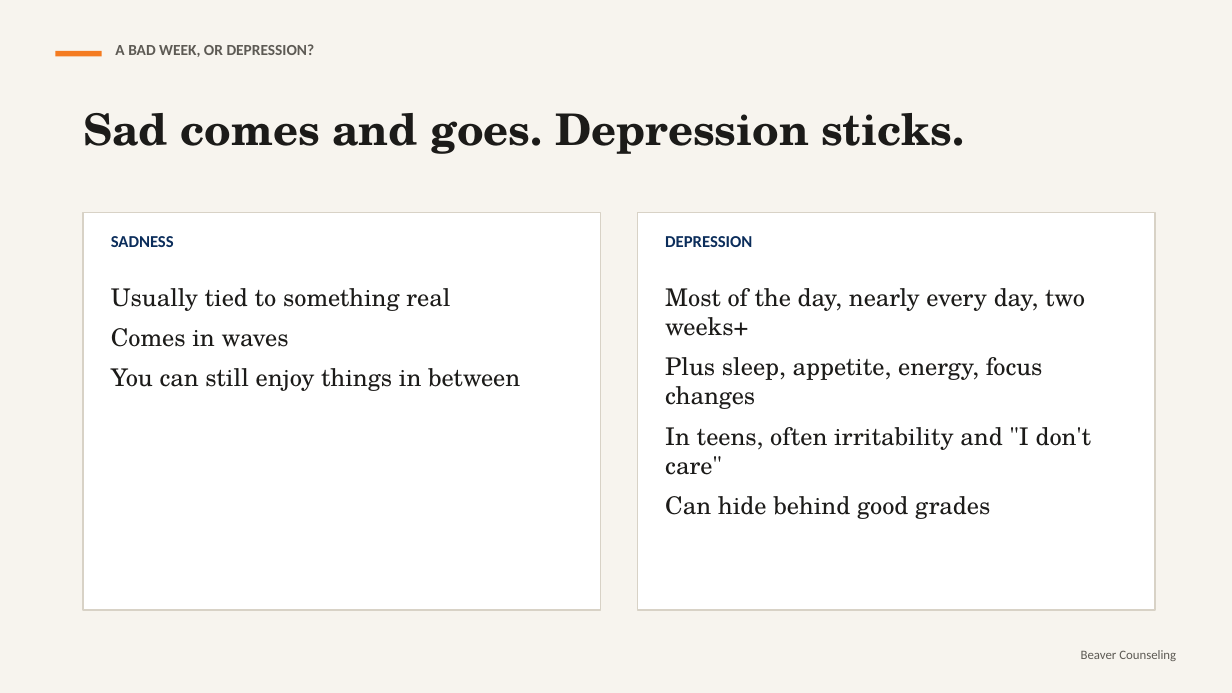
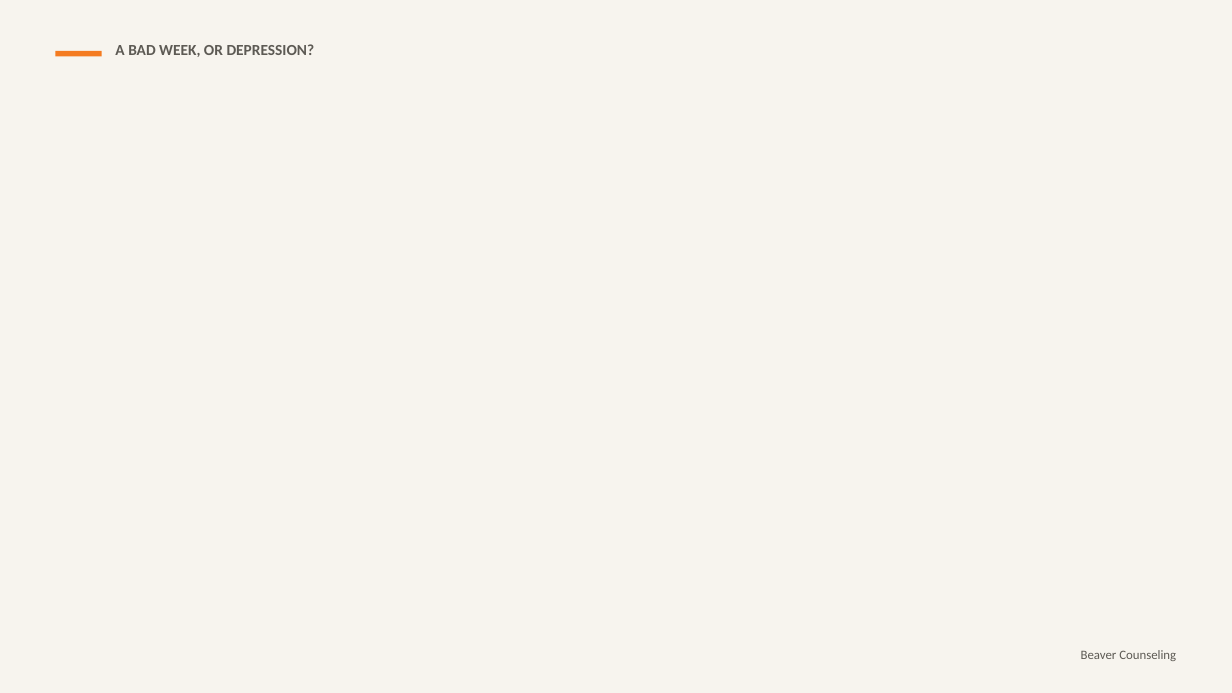
Before and after one commit to rmwtoolkit/bcds-toolkit, a slide deck: slide 7 of decks/when-everything-feels-heavy-lesson-v2.pptx (slide 4 before the commit). Drawn at 1232x693 pixels with LibreOffice and Linux fonts; fonts in the diff are those of the drawing; background and template pictures are left out. Boxes give left, top, right and bottom in pixels: in the first picture for what was removed or moved away, otherwise in the second. Text is boxed around its words. In the diff, an @@ line names an element or a change of style, - is before the commit and + after.

```diff
--- a/decks/when-everything-feels-heavy-lesson-v2.pptx
+++ b/decks/when-everything-feels-heavy-lesson-v2.pptx
@@ text removed at (83, 113, 965, 154) @@
-Sad comes and goes. Depression sticks.
@@ rectangle removed at (83, 213, 601, 610) @@
@@ text removed at (111, 236, 174, 247) @@
-SADNESS
@@ rectangle removed at (638, 213, 1155, 610) @@
@@ text removed at (665, 236, 752, 247) @@
-DEPRESSION
@@ text removed at (111, 288, 520, 391) @@
-Usually tied to something real
-Comes in waves
-You can still enjoy things in between
@@ text removed at (665, 288, 1091, 519) @@
-Most of the day, nearly every day, two weeks+
-Plus sleep, appetite, energy, focus changes
-In teens, often irritability and "I don't care"
-Can hide behind good grades
```
Also in this commit, not shown: 7 other slides changed, 20 slides added, 1 slide removed, 8 other files.
